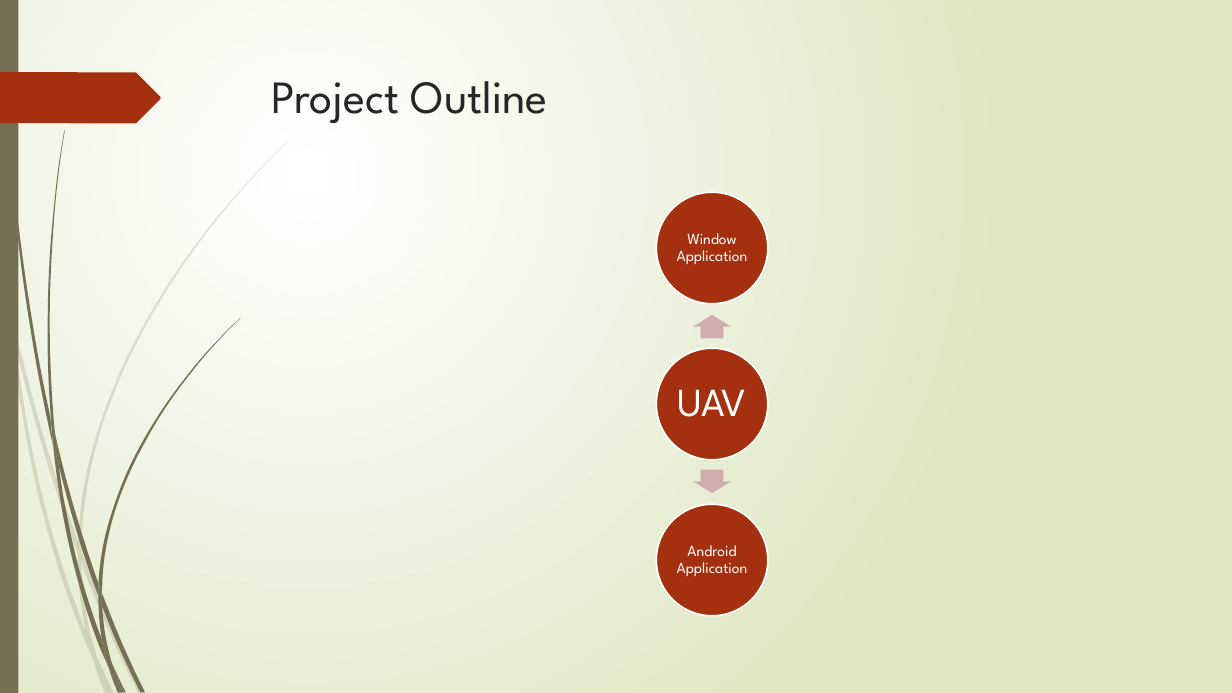
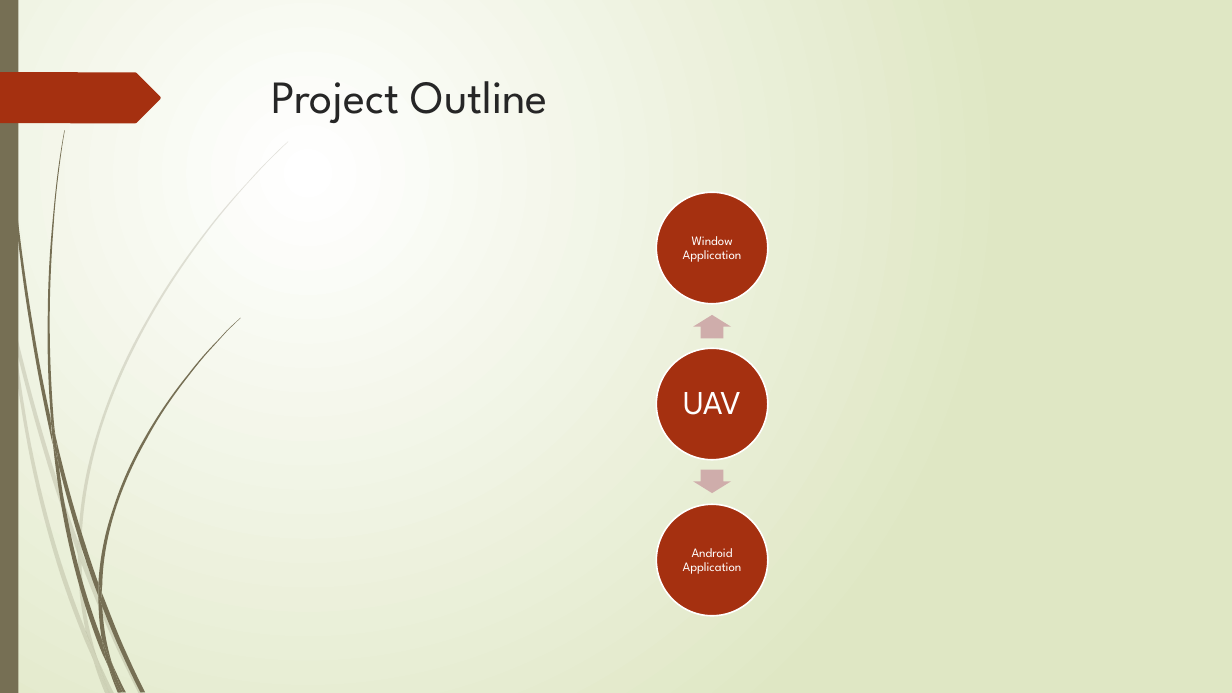
Before and after one commit to Ethan7102/FYP, a slide deck: slide 5 of FYP_document/Interim Report/Interim Report.pptx. Drawn at 1232x693 pixels with LibreOffice and Linux fonts; fonts in the diff are those of the drawing. Boxes give left, top, right and bottom in pixels: in the first picture for what was removed or moved away, otherwise in the second. Text is boxed around its words. In the diff, an @@ line names an element or a change of style, - is before the commit and + after.

```diff
--- a/FYP_document/Interim Report/Interim Report.pptx
+++ b/FYP_document/Interim Report/Interim Report.pptx
@@ text "Window Application" at [683, 236, 742, 262]: size 12 to 10 pt @@
@@ text "UAV" at [683, 392, 741, 415]: size 31 to 26 pt; less space between paragraphs @@
@@ text "Android Application" at [683, 548, 742, 574]: size 12 to 10 pt @@
```
Also in this commit, not shown: 2 other slides changed, 7 other files.
